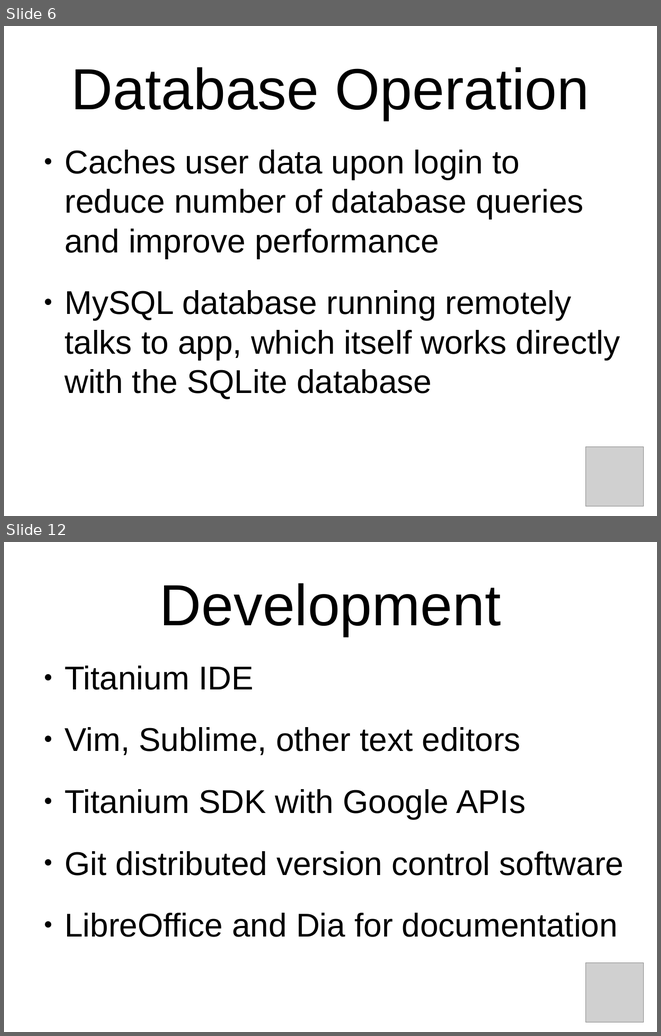
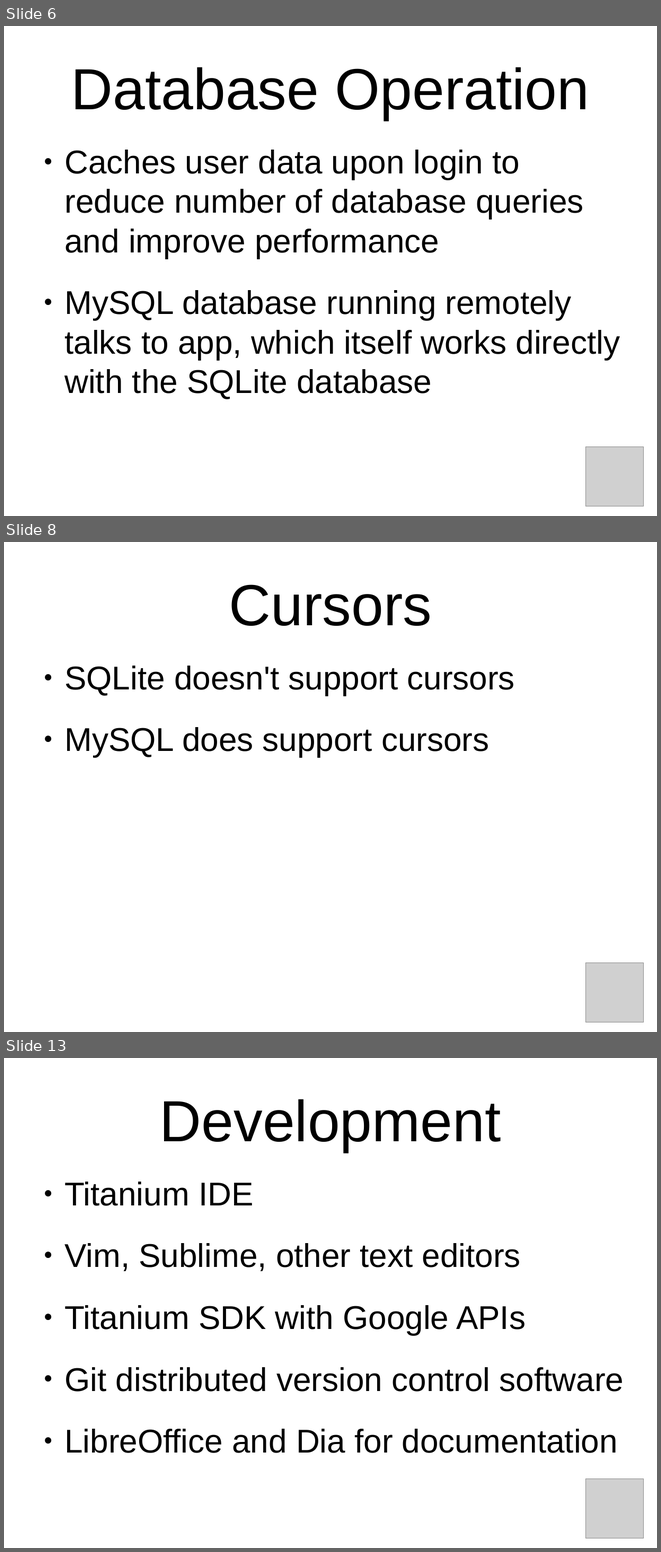
Before and after one commit to oddshocks/hivemind, a slide deck: docs/demo.odp. Shown one above the other, each under a label of ours: slides 6 and 12 before the commit, slides 6, 8 and 13 after it; the slides between them are not shown. The pictures are 661x1036 and 661x1552 pixels, drawn with LibreOffice and Linux fonts; fonts in the diff are those of the drawing; grey boxes stand for pictures; background and template pictures are left out. Boxes give left, top, right and bottom in pixels: in the first picture for what was removed or moved away, otherwise in the second. Text is boxed around its words. In the diff, an @@ line names an element or a change of style, - is before the commit and + after.

```diff
--- a/docs/demo.odp
+++ b/docs/demo.odp
@@ slide 8 added at box(4, 542, 657, 1032), background picture (left out) @@
@@ title added at box(229, 584, 432, 626), 70.4 pt, text #000000 @@
+Cursors
@@ text added at box(64, 665, 515, 757), 40 pt, text #000000 @@
+● SQLite doesn't support cursors
+● MySQL does support cursors
@@ picture added at box(586, 963, 644, 1022) @@
@@ what was slide 12 is now slide 13 @@
```
Also in this commit, not shown: 3 slides changed, 3 other slides added, 3 slides removed, 1 other file.
